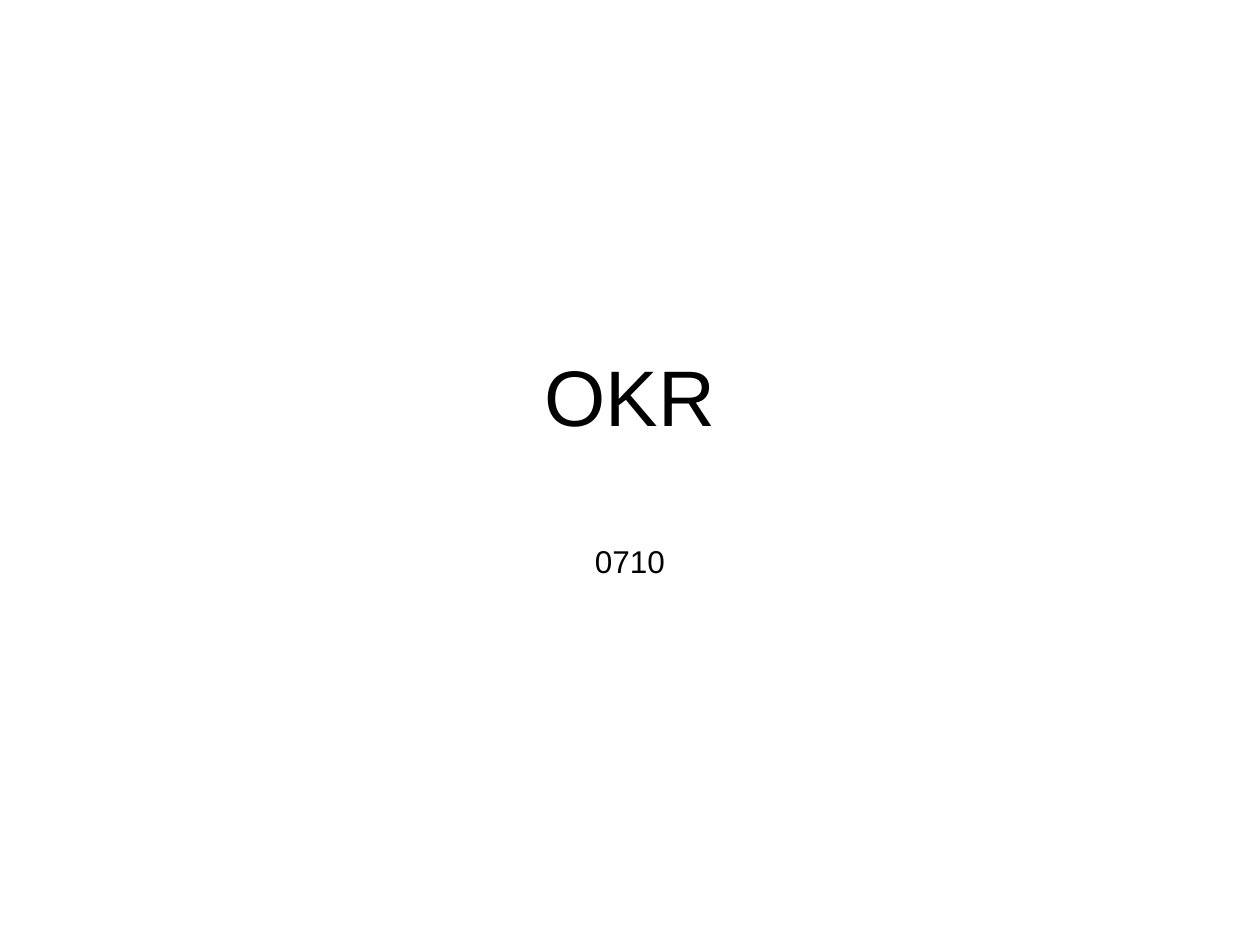
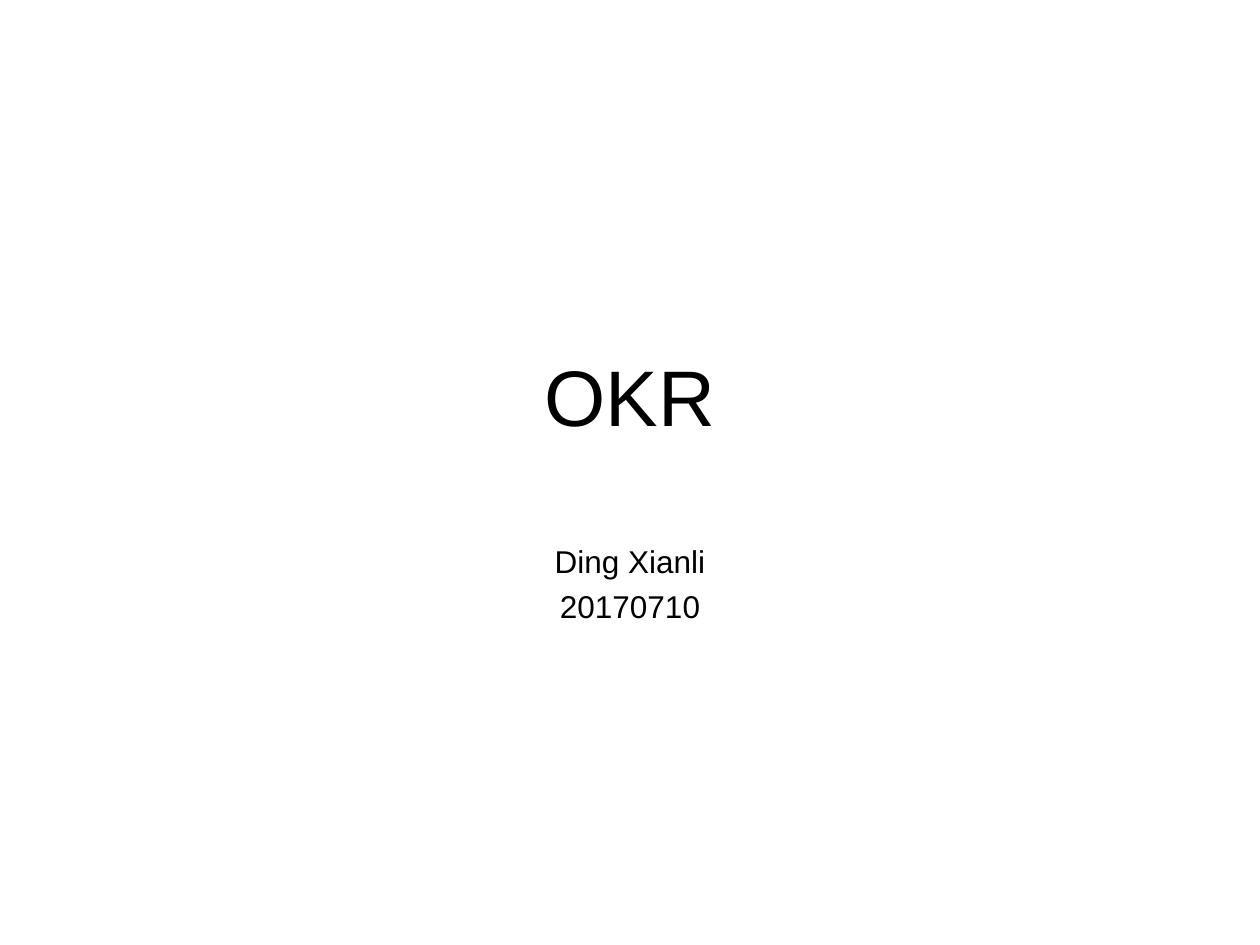
Before and after one commit to Wang-Ray/notes, a slide deck: slide 1 of OKR.ppt. Drawn at 1260x945 pixels with LibreOffice and Linux fonts; fonts in the diff are those of the drawing. Boxes give left, top, right and bottom in pixels: in the first picture for what was removed or moved away, otherwise in the second. Text is boxed around its words. In the diff, an @@ line names an element or a change of style, - is before the commit and + after.

```diff
--- a/OKR.ppt
+++ b/OKR.ppt
@@ subtitle at (555,550,705,619): text changed @@
-0710
+Ding Xianli
+20170710
```
Also in this commit, not shown: 5 other files.
